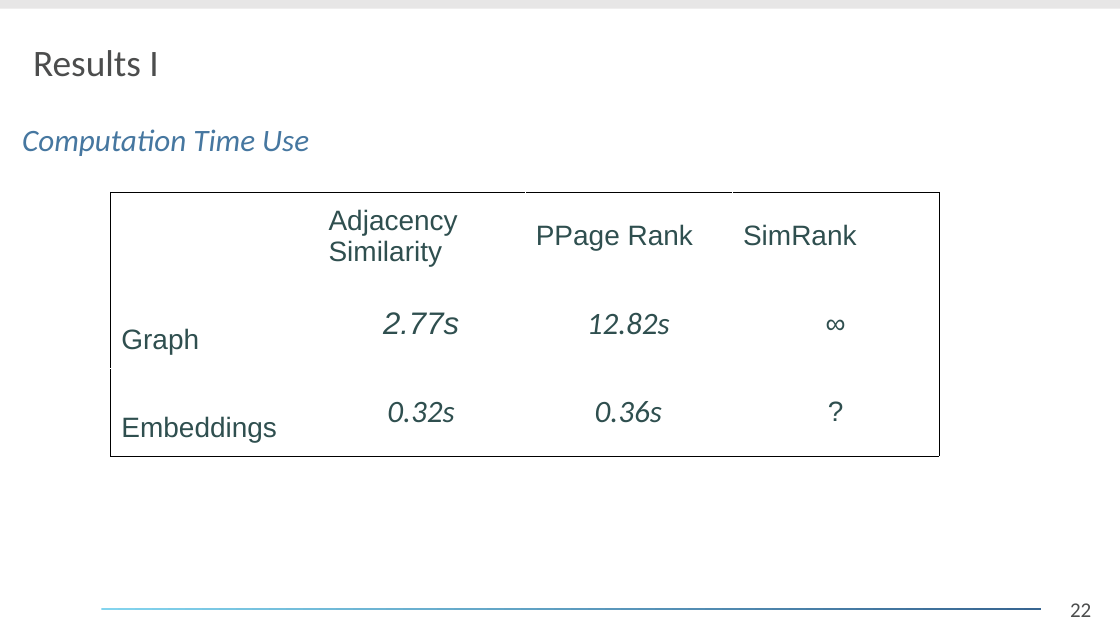
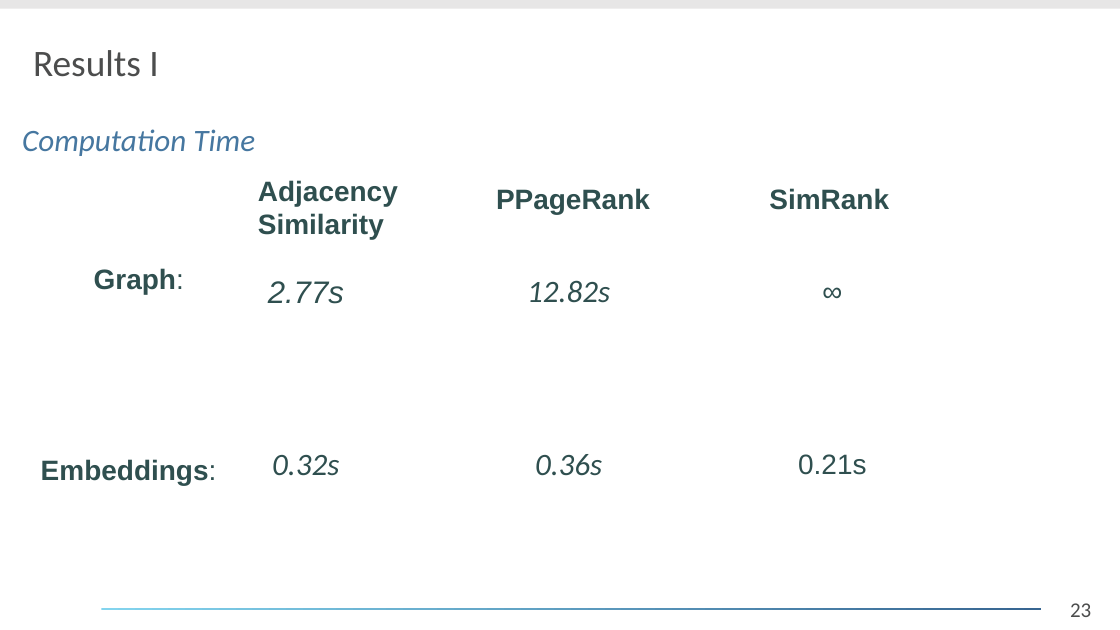
Before and after one commit to daelmo/DB2GraphGenerator, a slide deck: slide 23 of presentation/Analyse_eines_Forschungsthemas.odp (slide 22 before the commit). Drawn at 1120x630 pixels with LibreOffice and Linux fonts; fonts in the diff are those of the drawing; background and template pictures are left out. Boxes give left, top, right and bottom in pixels: in the first picture for what was removed or moved away, otherwise in the second. Text is boxed around its words. In the diff, an @@ line names an element or a change of style, - is before the commit and + after.

Commit message:
introduce simRank on embeddings

```diff
--- a/presentation/Analyse_eines_Forschungsthemas.odp
+++ b/presentation/Analyse_eines_Forschungsthemas.odp
@@ text at [22, 129, 255, 156]: text changed @@
-Computation Time Use
+Computation Time
@@ table at [175, 206, 963, 551] @@
- | Adjacency Similarity | PPage Rank | SimRank
-Graph | 2.77s | 12.82s | ∞
-Embeddings | 0.32s | 0.36s | ?
+2.77s | 12.82s | ∞
+0.32s | 0.36s | 0.21s
@@ table: place and size @@
-table at [111, 192, 940, 456]
+table at [175, 206, 963, 551]
@@ text added at [258, 180, 398, 239], 18 pt, text #2F4F4F, bold @@
+Adjacency
+Similarity
@@ text added at [496, 188, 650, 215], 18 pt, text #2F4F4F, bold @@
+PPageRank
@@ text added at [769, 188, 889, 210], 18 pt, text #2F4F4F, bold @@
+SimRank
@@ text added at [94, 268, 184, 294], 18 pt, text #2F4F4F, bold @@
+Graph:
@@ text added at [41, 459, 217, 485], 18 pt, text #2F4F4F, bold @@
+Embeddings:
@@ page number at [1070, 603, 1091, 617]: text changed @@
-22
+23
```
Also in this commit, not shown: 5 other slides changed, 1 slide added, 8 other files.
